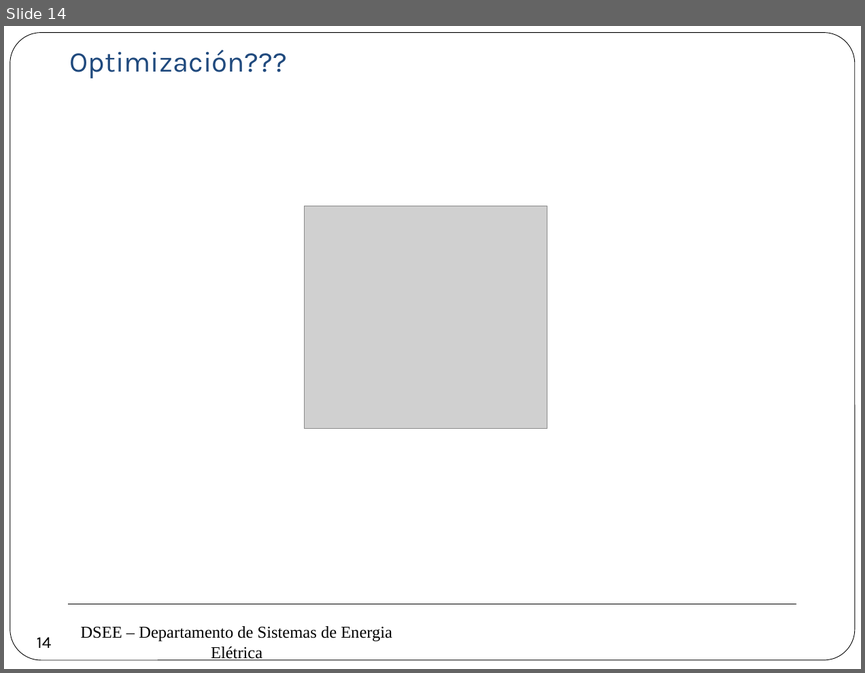
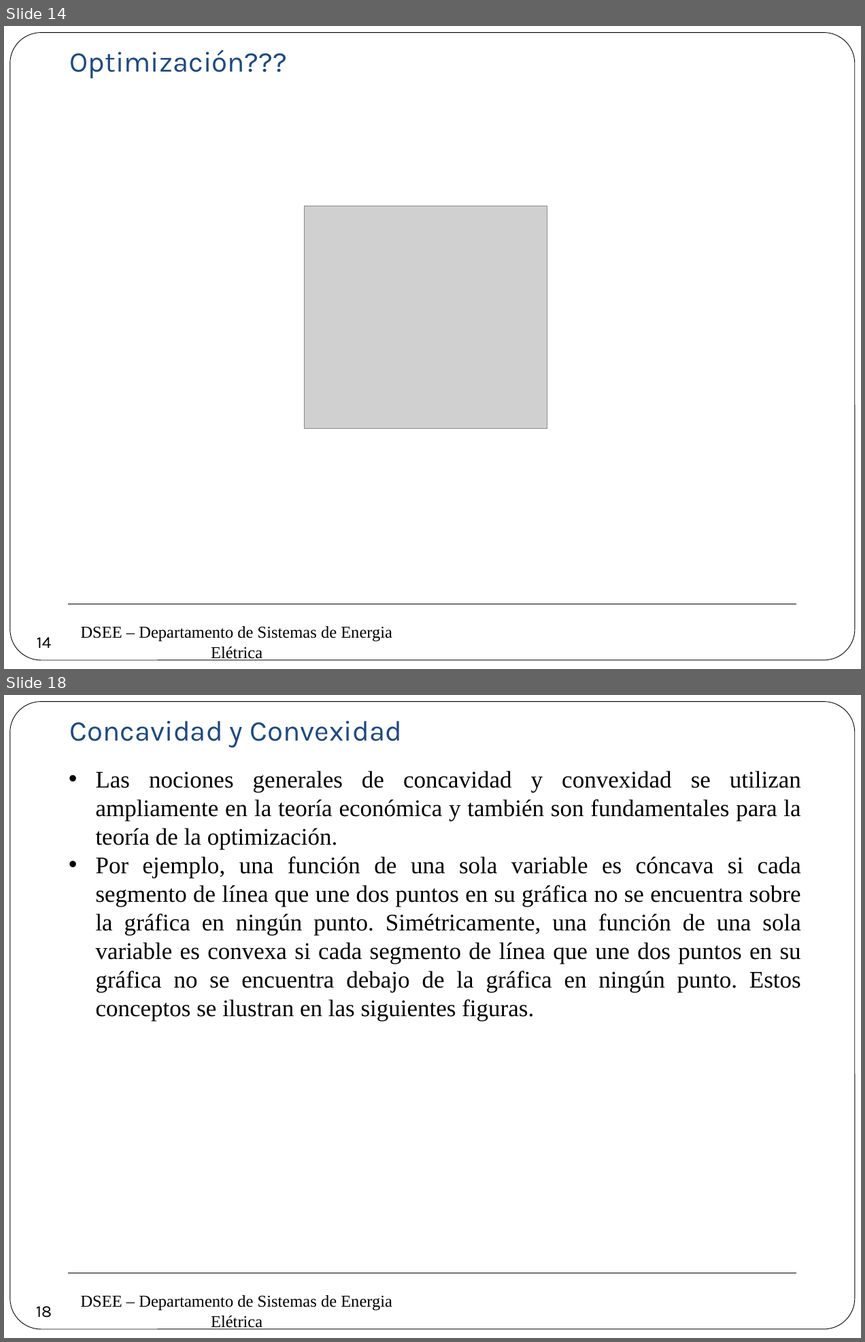
Before and after one commit to erikfilias/Power-Systems-Optimization-using-Julia-Language, a slide deck: 1. Lectures/Introducción a la Optimización aplicada a Sistemas de Energía Eléctrica/Dia 1/2. Modelamiento & Optimización.pptx. Shown one above the other, each under a label of ours: slide 14 before the commit, slides 14 and 18 after it; the slides between them are not shown. The pictures are 865x673 and 865x1342 pixels, drawn with LibreOffice and Linux fonts; fonts in the diff are those of the drawing; grey boxes stand for pictures; background and template pictures are left out. Boxes give left, top, right and bottom in pixels: in the first picture for what was removed or moved away, otherwise in the second. Text is boxed around its words. In the diff, an @@ line names an element or a change of style, - is before the commit and + after.

```diff
--- a/1. Lectures/Introducción a la Optimización aplicada a Sistemas de Energía Eléctrica/Dia 1/2. Modelamiento & Optimización.pptx
+++ b/1. Lectures/Introducción a la Optimización aplicada a Sistemas de Energía Eléctrica/Dia 1/2. Modelamiento & Optimización.pptx
@@ slide 18 added at box(4, 695, 861, 1338), background #FFFFFF; not listed: 3 template elements that a slide beside it also shows @@
@@ text added at box(70, 721, 402, 748), 24 pt, text #1F497D @@
+Concavidad y Convexidad
@@ text added at box(96, 770, 801, 1021), 20 pt, text #000000 @@
+• Las nociones generales de concavidad y convexidad se utilizan ampliamente en la teoría económica y también son fundamentales para la teoría de la optimización.
+• Por ejemplo, una función de una sola variable es cóncava si cada segmento de línea que une dos puntos en su gráfica no se encuentra sobre la gráfica en ningún punto. Simétricamente, una función de una sola variable es convexa si cada segmento de línea que une dos puntos en su gráfica no se encuentra debajo de la gráfica en ningún punto. Estos conceptos se ilustran en las siguientes figuras.
@@ page number added at box(28, 1294, 60, 1327), 14 pt, text #000000 @@
+18
```
Also in this commit, not shown: 10 slides changed, 16 other slides added.
